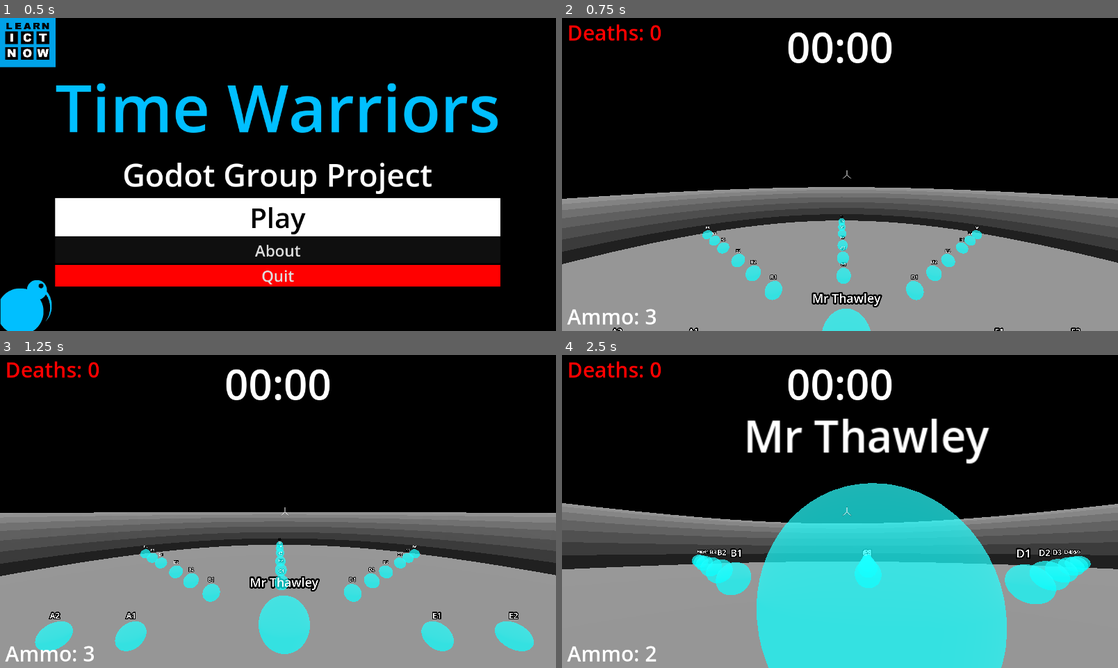
Above: before the commit, frames 1-4 (two rows, left to right).
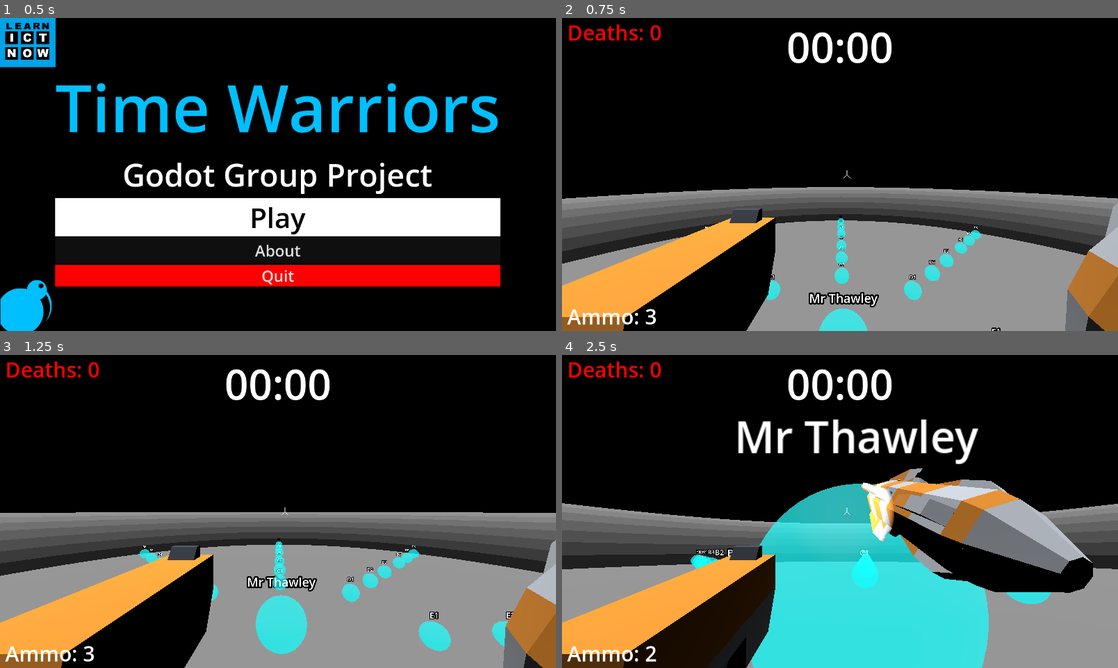
Above: after the commit, the same moments.

Repository: learnictnow/fps-template-group-project
Game: Godot game, scene res://Example/Menus/MainMenu.tscn
Two runs of this game, one before a commit and one after it. Both use one fixed random seed, a clock stepped at 60 frames per second and the inputs below.
Inputs (mouse positions are in pixels of both pictures, inside the frame that each line leads up to):
- Up to frame 1 (0.5 s): no input
- Up to frame 2 (0.75 s): click "Play" at 0.5 s
- Up to frame 3 (1.25 s): no input
- Up to frame 4 (2.5 s): move the mouse to (867, 511) at 1.27 s; press the mouse at (867, 511) at 1.28 s; hold W (forward) from 1.28 s (still down); tap Space (jump) at 1.52, 2.27 s; move the mouse to (812, 511) at 2.02 s; release the mouse at (812, 511) at 2.03 s; right-click (812, 511) at 2.1 s

Frame 1 is identical in both runs. In frame 2, 13% of the frame differs, in the area x 0-100%, y 54-100%; in frame 3, 14%; in frame 4, 25%, in the area x 0-100%, y 20-100%.

Commit message:
Added item that is destroyed by melee weapon

Diff:
--- a/Example/LevelSelectRoom/LevelSelectRoom.tscn
+++ b/Example/LevelSelectRoom/LevelSelectRoom.tscn
@@ -1,8 +1,9 @@
-[gd_scene load_steps=8 format=3 uid="uid://t4eb72lghhcs"]
+[gd_scene load_steps=9 format=3 uid="uid://t4eb72lghhcs"]
 
 [ext_resource type="PackedScene" uid="uid://rxb4kpt81cow" path="res://Example/Player/player.tscn" id="1_6rwdk"]
 [ext_resource type="Script" path="res://Example/LevelSelectRoom/LevelSelectRoom.gd" id="1_pa0ev"]
 [ext_resource type="PackedScene" uid="uid://sgqd6i0yo8s7" path="res://Example/LevelSelectRoom/level_entry_point.tscn" id="3_1oxlh"]
+[ext_resource type="PackedScene" uid="uid://bo5e7pvmbxvck" path="res://PickupMelee.tscn" id="4_oact6"]
 
 [sub_resource type="PlaneMesh" id="PlaneMesh_svkqy"]
 size = Vector2(55, 55)
@@ -42,7 +43,6 @@
 
 [node name="Player" parent="." node_paths=PackedStringArray("start_Marker3D") instance=ExtResource("1_6rwdk")]
 transform = Transform3D(-4.37114e-08, 0, -1, 0, 1, 0, 1, 0, -4.37114e-08, 0, 3.1579, 0)
-visible = false
 start_Marker3D = NodePath("../Marker3DStartPosition")
 
 [node name="Marker3DStartPosition" type="Marker3D" parent="."]
@@ -237,4 +237,7 @@
 leveltitle = "E6"
 level_scene_title = "res://Levels/E/6/level.tscn"
 
+[node name="PickupMelee" parent="." instance=ExtResource("4_oact6")]
+transform = Transform3D(1, 0, 0, 0, 1, 0, 0, 0, 1, -5, 0, 1.5)
+
 [connection signal="body_entered" from="LevelDoors/MrThawley/Area3DMrThawley" to="." method="_on_area_3d_mr_thawley_body_entered"]
--- a/Example/Player/melee.tscn
+++ b/Example/Player/melee.tscn
@@ -15,7 +15,7 @@
 [node name="MeleeWeapon" type="Node3D"]
 transform = Transform3D(0.5, 0, 0, 0, 0.5, 0, 0, 0, 0.5, 0, 0, 0)
 
-[node name="Area3D" type="Area3D" parent="."]
+[node name="Area3D" type="Area3D" parent="." groups=["Melee"]]
 transform = Transform3D(1, 0, 0, 0, 1, 0, 0, 0, 1, 0, 0.6, 0)
 
 [node name="CollisionShape3D" type="CollisionShape3D" parent="Area3D"]
--- a/Example/Player/player.tscn
+++ b/Example/Player/player.tscn
@@ -316,7 +316,7 @@
 stream = ExtResource("4_fqhi6")
 
 [node name="Marker3DRight" type="Marker3D" parent="Camera3D"]
-transform = Transform3D(1, 0, 0, 0, 1, 0, 0, 0, 1, 0.2, -0.1, 0)
+transform = Transform3D(0.866025, 0.5, 0, -0.469846, 0.813798, -0.34202, -0.17101, 0.296198, 0.939693, 0.2, -0.1, -0.1)
 
 [node name="AudioStreamPlayer" type="AudioStreamPlayer" parent="Camera3D/Marker3DRight"]
 stream = ExtResource("5_lvi5q")
--- /dev/null
+++ b/PickupMelee.gd
@@ -0,0 +1,17 @@
+extends Node3D
+
+
+# Called when the node enters the scene tree for the first time.
+func _ready():
+	pass # Replace with function body.
+
+
+# Called every frame. 'delta' is the elapsed time since the previous frame.
+func _process(delta):
+	pass
+
+
+func _on_area_3d_area_entered(area):
+	if area.is_in_group("Melee"):
+		queue_free()
+	pass # Replace with function body.
--- /dev/null
+++ b/PickupMelee.tscn
@@ -0,0 +1,130 @@
+[gd_scene load_steps=9 format=3 uid="uid://bo5e7pvmbxvck"]
+
+[ext_resource type="Script" path="res://PickupMelee.gd" id="1_fspgv"]
+
+[sub_resource type="StandardMaterial3D" id="StandardMaterial3D_m7812"]
+albedo_color = Color(0.301961, 1, 0.313726, 1)
+
+[sub_resource type="TorusMesh" id="TorusMesh_ujub0"]
+
+[sub_resource type="SphereShape3D" id="SphereShape3D_bc13o"]
+
+[sub_resource type="Animation" id="Animation_asf3v"]
+resource_name = "rotate"
+length = 4.0
+loop_mode = 1
+tracks/0/type = "bezier"
+tracks/0/imported = false
+tracks/0/enabled = true
+tracks/0/path = NodePath("CSGCombiner3D:rotation:x")
+tracks/0/interp = 1
+tracks/0/loop_wrap = true
+tracks/0/keys = {
+"handle_modes": PackedInt32Array(0, 0, 0, 0, 0),
+"points": PackedFloat32Array(0, -0.25, 0, 0.25, 0, 0.785398, -0.25, 0, 0.25, 0, 1.5708, -0.25, 0, 0.25, 0, 2.35619, -0.25, 0, 0.25, 0, 3.14159, -0.25, 0, 0.25, 0),
+"times": PackedFloat32Array(0, 1, 2, 3, 4)
+}
+tracks/1/type = "bezier"
+tracks/1/imported = false
+tracks/1/enabled = true
+tracks/1/path = NodePath("CSGCombiner3D:rotation:y")
+tracks/1/interp = 1
+tracks/1/loop_wrap = true
+tracks/1/keys = {
+"handle_modes": PackedInt32Array(0, 0, 0, 0, 0),
+"points": PackedFloat32Array(0, -0.25, 0, 0.25, 0, 0.785398, -0.25, 0, 0.25, 0, 1.5708, -0.25, 0, 0.25, 0, 2.35619, -0.25, 0, 0.25, 0, 3.14159, -0.25, 0, 0.25, 0),
+"times": PackedFloat32Array(0, 1, 2, 3, 4)
+}
+tracks/2/type = "bezier"
+tracks/2/imported = false
+tracks/2/enabled = true
+tracks/2/path = NodePath("CSGCombiner3D:rotation:z")
+tracks/2/interp = 1
+tracks/2/loop_wrap = true
+tracks/2/keys = {
+"handle_modes": PackedInt32Array(0, 0, 0, 0, 0),
+"points": PackedFloat32Array(0, -0.25, 0, 0.25, 0, 0.785398, -0.25, 0, 0.25, 0, 1.5708, -0.25, 0, 0.25, 0, 2.35619, -0.25, 0, 0.25, 0, 3.14159, -0.25, 0, 0.25, 0),
+"times": PackedFloat32Array(0, 1, 2, 3, 4)
+}
+
+[sub_resource type="Animation" id="Animation_rvngq"]
+length = 0.001
+tracks/0/type = "bezier"
+tracks/0/imported = false
+tracks/0/enabled = true
+tracks/0/path = NodePath("CSGCombiner3D:rotation:x")
+tracks/0/interp = 1
+tracks/0/loop_wrap = true
+tracks/0/keys = {
+"handle_modes": PackedInt32Array(0),
+"points": PackedFloat32Array(0, -0.25, 0, 0.25, 0),
+"times": PackedFloat32Array(0)
+}
+tracks/1/type = "bezier"
+tracks/1/imported = false
+tracks/1/enabled = true
+tracks/1/path = NodePath("CSGCombiner3D:rotation:y")
+tracks/1/interp = 1
+tracks/1/loop_wrap = true
+tracks/1/keys = {
+"handle_modes": PackedInt32Array(0),
+"points": PackedFloat32Array(0, -0.25, 0, 0.25, 0),
+"times": PackedFloat32Array(0)
+}
+tracks/2/type = "bezier"
+tracks/2/imported = false
+tracks/2/enabled = true
+tracks/2/path = NodePath("CSGCombiner3D:rotation:z")
+tracks/2/interp = 1
+tracks/2/loop_wrap = true
+tracks/2/keys = {
+"handle_modes": PackedInt32Array(0),
+"points": PackedFloat32Array(0, -0.25, 0, 0.25, 0),
+"times": PackedFloat32Array(0)
+}
+
+[sub_resource type="AnimationLibrary" id="AnimationLibrary_if1p6"]
+_data = {
+"RESET": SubResource("Animation_rvngq"),
+"rotate": SubResource("Animation_asf3v")
+}
+
+[sub_resource type="SphereShape3D" id="SphereShape3D_76hlt"]
+
+[node name="PickupMelee" type="Node3D"]
+script = ExtResource("1_fspgv")
+
+[node name="CSGCombiner3D" type="CSGCombiner3D" parent="."]
+transform = Transform3D(0.5, 0, 0, 0, 0.5, 0, 0, 0, 0.5, 0, 0.6, 0)
+material_override = SubResource("StandardMaterial3D_m7812")
+
+[node name="CSGMesh3D" type="CSGMesh3D" parent="CSGCombiner3D"]
+mesh = SubResource("TorusMesh_ujub0")
+
+[node name="CSGMesh3D2" type="CSGMesh3D" parent="CSGCombiner3D"]
+transform = Transform3D(1, 0, 0, 0, -4.37114e-08, -1, 0, 1, -4.37114e-08, 0, 0, 0)
+mesh = SubResource("TorusMesh_ujub0")
+
+[node name="CSGMesh3D3" type="CSGMesh3D" parent="CSGCombiner3D"]
+transform = Transform3D(-4.37114e-08, -1, 0, -4.37114e-08, 1.91069e-15, -1, 1, -4.37114e-08, -4.37114e-08, 0, 0, 0)
+mesh = SubResource("TorusMesh_ujub0")
+
+[node name="Area3D" type="Area3D" parent="."]
+transform = Transform3D(1, 0, 0, 0, 1, 0, 0, 0, 1, 0, 0.6, 0)
+
+[node name="CollisionShape3D" type="CollisionShape3D" parent="Area3D"]
+shape = SubResource("SphereShape3D_bc13o")
+
+[node name="AnimationPlayer" type="AnimationPlayer" parent="."]
+libraries = {
+"": SubResource("AnimationLibrary_if1p6")
+}
+autoplay = "rotate"
+
+[node name="RigidBody3D" type="RigidBody3D" parent="."]
+transform = Transform3D(1, 0, 0, 0, 1, 0, 0, 0, 1, 0, 0.6, 0)
+
+[node name="CollisionShape3D" type="CollisionShape3D" parent="RigidBody3D"]
+shape = SubResource("SphereShape3D_76hlt")
+
+[connection signal="area_entered" from="Area3D" to="." method="_on_area_3d_area_entered"]
Not shown, added: Pic6B49.tmp
